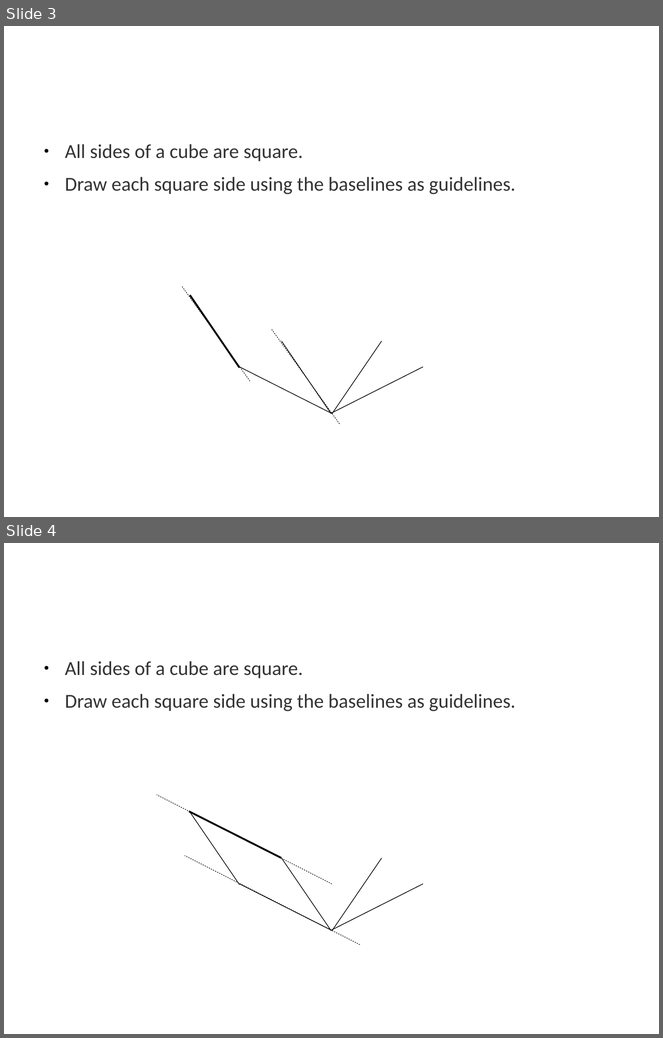
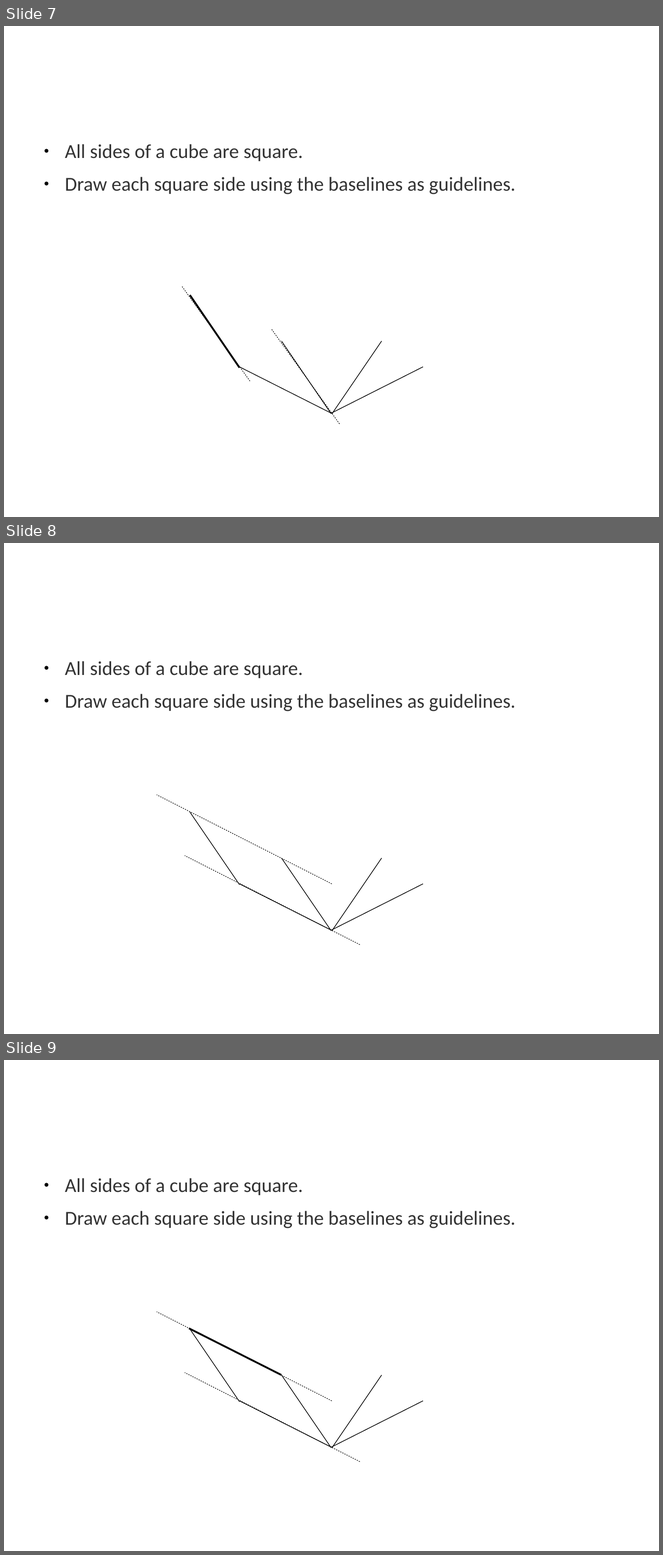
Before and after one commit to tigerfarm/tfpfiles, a slide deck: books/content/cubes/4DrawEinsteinCube1a.odp. Shown one above the other, each under a label of ours: slides 3 and 4 before the commit, slides 7, 8 and 9 after it. The pictures are 663x1038 and 663x1555 pixels, drawn with LibreOffice and Linux fonts; fonts in the diff are those of the drawing; background and template pictures are left out. Boxes give left, top, right and bottom in pixels: in the first picture for what was removed or moved away, otherwise in the second. Text is boxed around its words. In the diff, an @@ line names an element or a change of style, - is before the commit and + after.

```diff
--- a/books/content/cubes/4DrawEinsteinCube1a.odp
+++ b/books/content/cubes/4DrawEinsteinCube1a.odp
@@ slide 8 added at [4, 543, 659, 1034], background picture (left out) @@
@@ text added at [65, 661, 516, 711], 24 pt, text #333333 @@
+● All sides of a cube are square.
+● Draw each square side using the baselines as guidelines.
@@ line added from (332, 884) to (157, 795), #000000 0.71 pt @@
@@ line added from (190, 812) to (240, 885), #000000 0.79 pt @@
@@ line added from (360, 945) to (185, 856), #000000 0.71 pt @@
@@ line added from (282, 859) to (332, 931), #000000 0.79 pt @@
@@ line added from (332, 931) to (382, 859), #000000 0.79 pt @@
@@ line added from (240, 884) to (332, 930), #000000 0.79 pt @@
@@ line added from (331, 930) to (423, 884), #000000 0.79 pt @@
@@ what was slide 3 is now slide 7 @@
@@ what was slide 4 is now slide 9 @@
```
Also in this commit, not shown: 9 slides changed, 31 other slides added, 1 other file.
